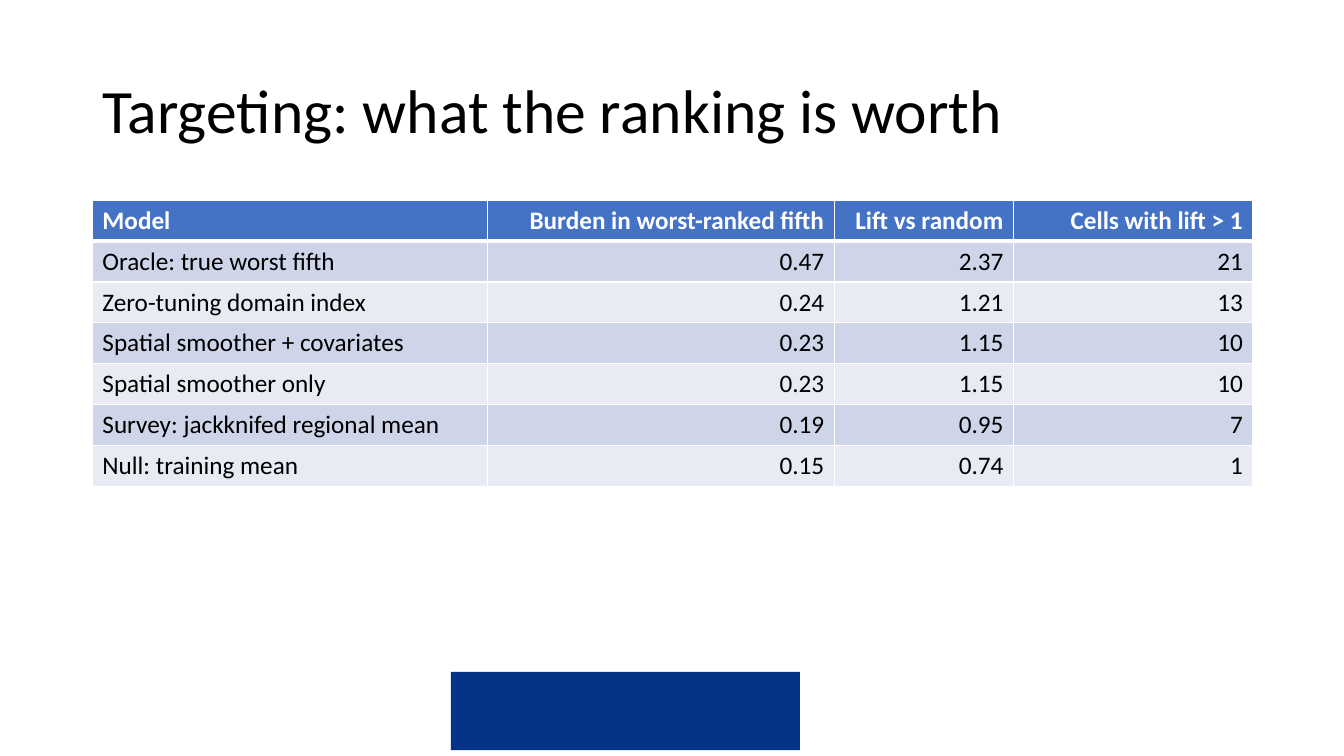
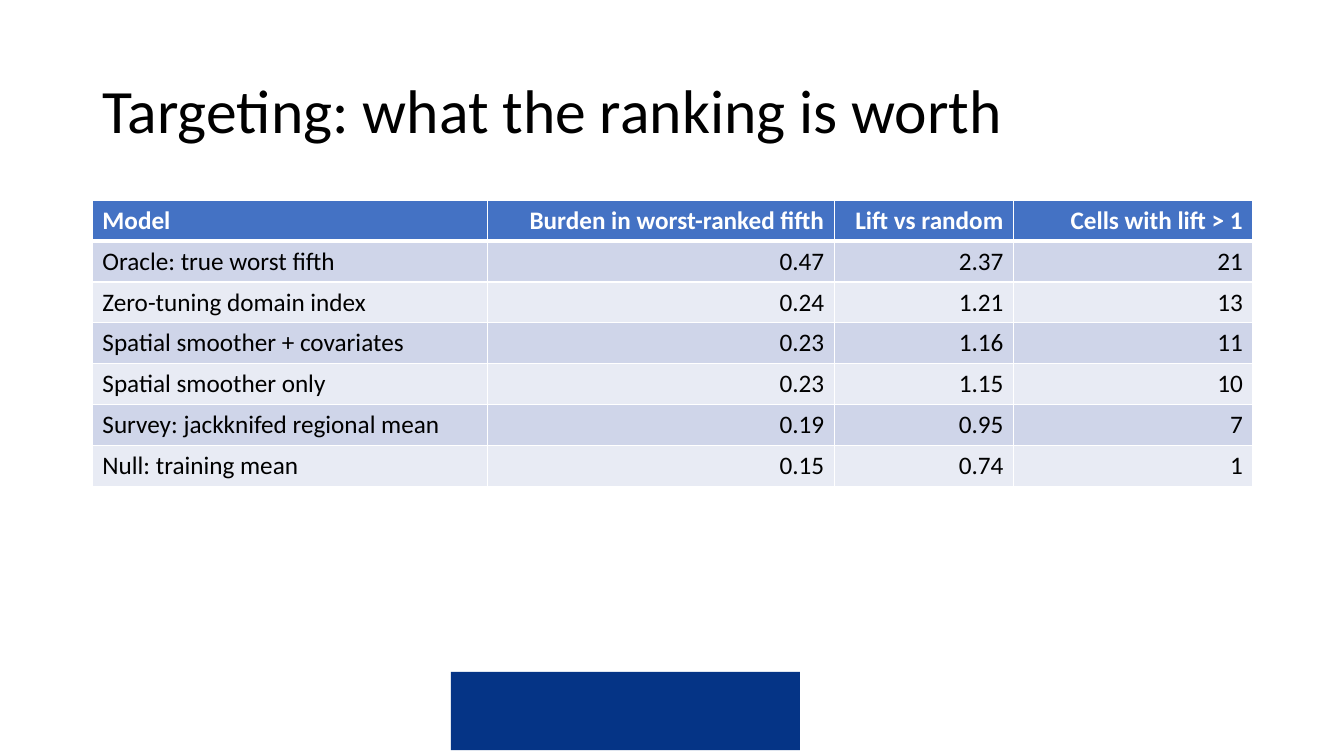
Before and after one commit to amertens/mn-prediction, a slide deck: slide 17 of docs/slides/MN-proxy-Ghana-presentation-2026-09.pptx. Drawn at 1344x756 pixels with LibreOffice and Linux fonts; fonts in the diff are those of the drawing; background and template pictures are left out. Boxes give left, top, right and bottom in pixels: in the first picture for what was removed or moved away, otherwise in the second. Text is boxed around its words. In the diff, an @@ line names an element or a change of style, - is before the commit and + after.

```diff
--- a/docs/slides/MN-proxy-Ghana-presentation-2026-09.pptx
+++ b/docs/slides/MN-proxy-Ghana-presentation-2026-09.pptx
@@ table at (x1=93, y1=201, x2=1254, y2=680) @@
-row 4, column 3: 1.15
+row 4, column 3: 1.16
-row 4, column 4: 10
+row 4, column 4: 11
```
Also in this commit, not shown: 7 other slides changed, 55 other files.
